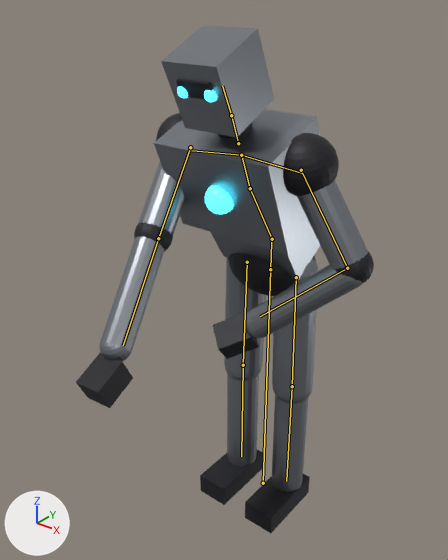
Before and after pictures for a commit that changed the glTF model app/src/main/assets/models/player_robot.glb.
The view is the same before and after, from a 50 mm camera at (1.066, -1.586, 1.833) aimed at (0.004, -0.259, 1.01). The axes (+X, +Y, +Z) are drawn at lower left. The lights are the same throughout. The picture after the commit comes second. Both versions are drawn at frame 6 of the action 'strike'; the numbers are the values there. The bones that change, and the others that lie on the model, are drawn over the model as lines.

In view in the first picture: 'PLAYER_ROBOT'.
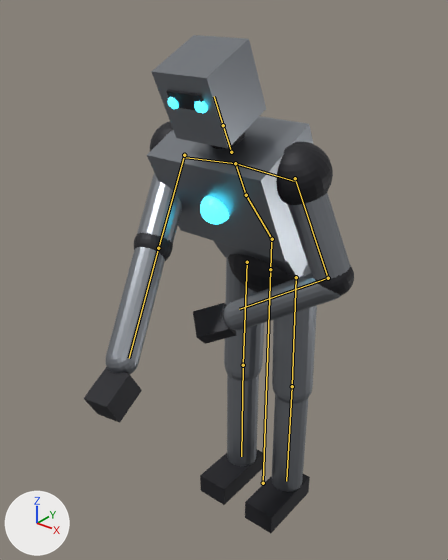
Pixel boxes (x1, y1, x2, y2) of what changed, in the pictures (448 x 560 px):
'PLAYER_ROBOT', posed (9% narrower): before (76, 26, 374, 533); after (84, 35, 354, 533)
bone 'spine', root to tip: before (272, 239) to (250, 188); after (272, 239) to (246, 195)
bone 'chest', root to tip: before (250, 188) to (241, 155); after (246, 195) to (235, 163)
bone 'head', root to tip: before (231, 115) to (222, 86); after (223, 125) to (214, 96)
bone 'upper_arm.L', root to tip: before (190, 147) to (158, 238); after (184, 155) to (158, 248)
bone 'upper_arm.R', root to tip: before (301, 170) to (347, 268); after (295, 178) to (328, 278)
bone 'forearm.R', root to tip: before (347, 268) to (260, 316); after (328, 278) to (239, 309)

What the commit changed:
Bone 'spine' (bone_spine) turns from (32, 0, 0) to (38, 0, 0) degrees about its own x, y and z.
Bone 'chest' (bone_chest) turns from (-10, 0, 0) to (-12, 0, 0) degrees about its own x, y and z.
Bone 'head' (bone_head) turns from (3, 0, 0) to (-1, 0, 0) degrees about its own x, y and z.
Bone 'upper_arm.L' (bone_upper_arm_l) turns from (-49, -2, -5) to (-52, -4, -8) degrees about its own x, y and z.
Bone 'upper_arm.R' (bone_upper_arm_r) turns from (4, 1, -21) to (0, 0, -12) degrees about its own x, y and z.
Bone 'forearm.R' (bone_forearm_r) turns from (10, -6, 62) to (13, -8, 61) degrees about its own x, y and z.
